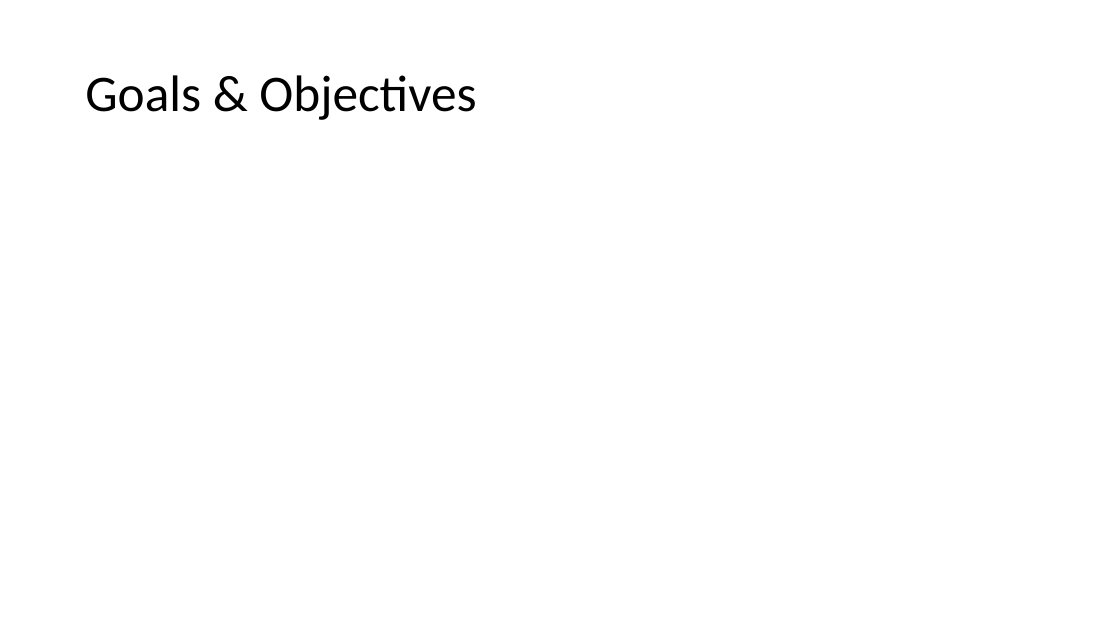
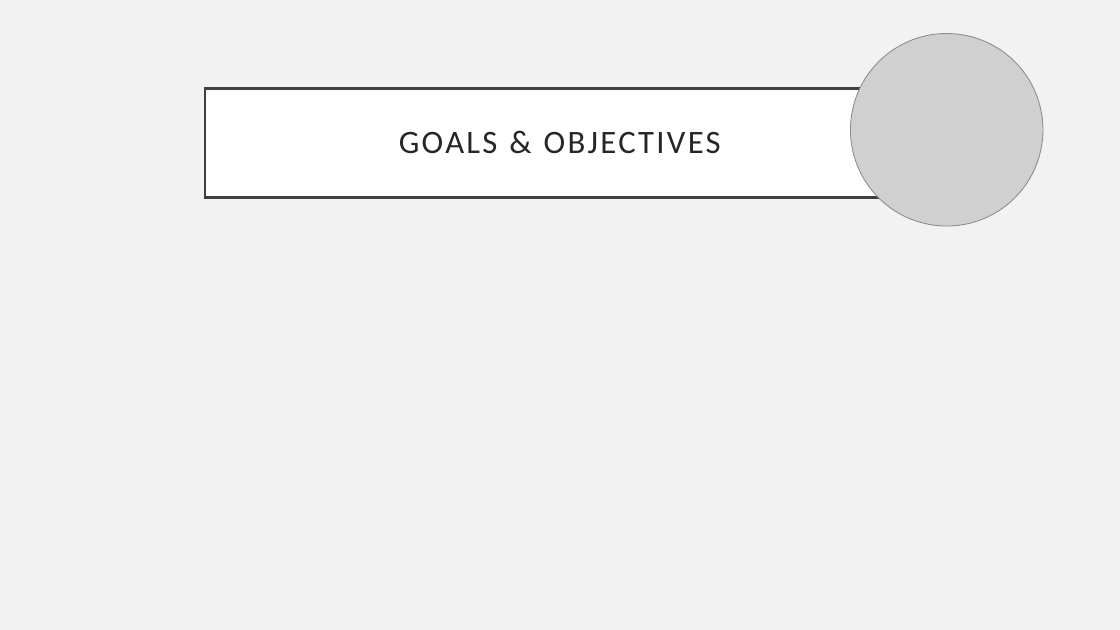
Before and after one commit to PKTidus/astrocom, a slide deck: slide 3 of Documents/CDR_Presentation.pptx. Drawn at 1120x630 pixels with LibreOffice and Linux fonts; fonts in the diff are those of the drawing; grey boxes stand for pictures. Boxes give left, top, right and bottom in pixels: in the first picture for what was removed or moved away, otherwise in the second. Text is boxed around its words. In the diff, an @@ line names an element or a change of style, - is before the commit and + after.

```diff
--- a/Documents/CDR_Presentation.pptx
+++ b/Documents/CDR_Presentation.pptx
@@ background #FFFFFF to #F2F2F2 @@
@@ picture added at bbox=[850, 34, 1043, 226] @@
@@ title "GOALS & OBJECTIVES": place and size @@
-title "GOALS & OBJECTIVES" at bbox=[85, 75, 476, 120]
+title "GOALS & OBJECTIVES" at bbox=[205, 88, 915, 197]
@@ title "GOALS & OBJECTIVES" at bbox=[205, 88, 915, 197]: fill none to #FFFFFF; outline none to #404040 2.5 pt @@
@@ title at bbox=[399, 132, 721, 154]: text changed; size 44 to 28 pt; text colour #000000 to #262626 @@
-Goals & Objectives
+GOALS & OBJECTIVES
```
Also in this commit, not shown: 8 other slides changed, 4 slides added, 2 slides removed.
